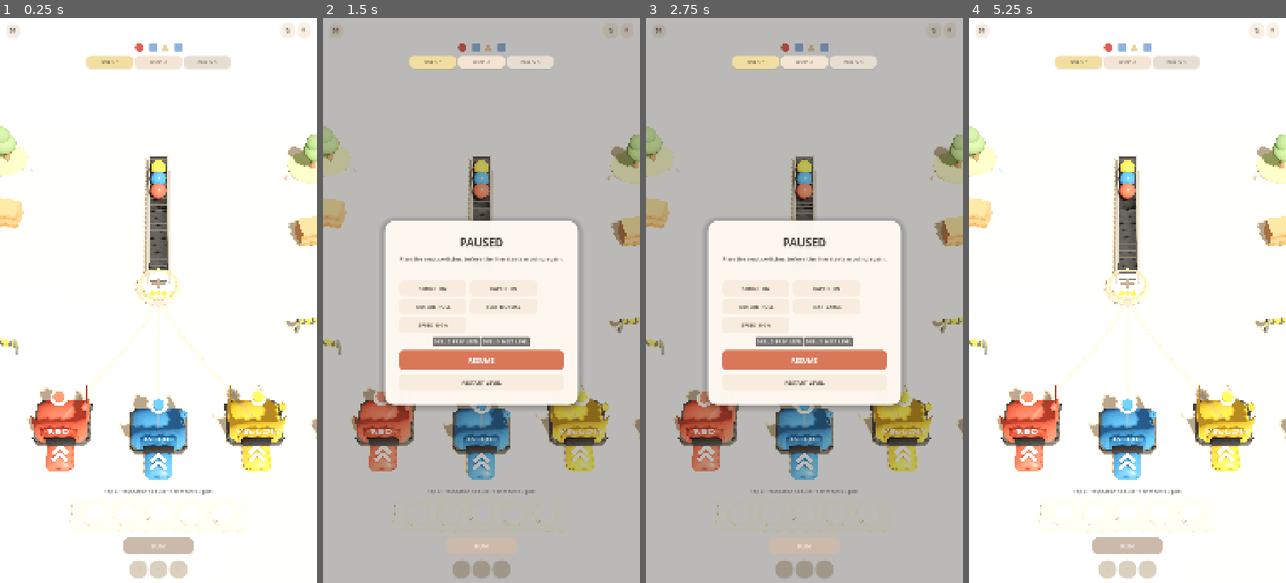
Above: before the commit, frames 1-4 (left to right).
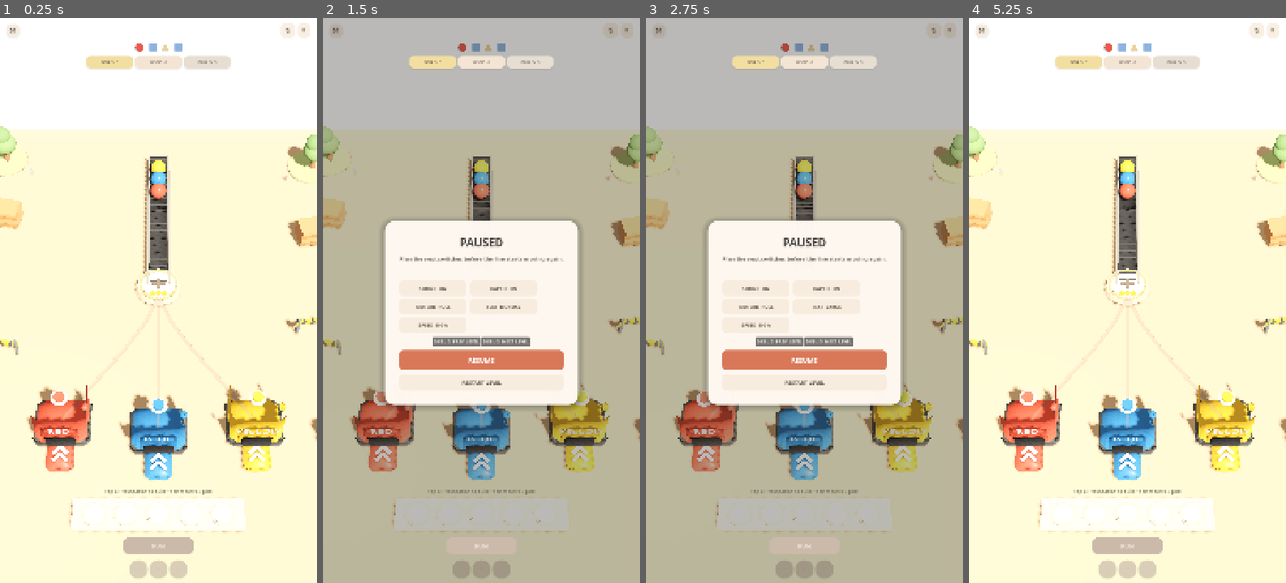
Above: after the commit, the same moments.

Repository: mocchaust64/rail_game
Game: Godot game, scene res://app/main.tscn
The game is run twice, just before and just after one commit, with the same random seed, the same clock (stepped at 60 frames per second) and the same inputs.
Inputs:
- Up to frame 1 (0.25 s): no input
- Up to frame 2 (1.5 s): click "↻" at 0.5 s; click "Ⅱ" at 1.25 s
- Up to frame 3 (2.75 s): click "TEXT NORMAL" at 2 s
- Up to frame 4 (5.25 s): click "RESTART LEVEL" at 2.75 s; click "↻" at 3.5 s; click "Ⅱ" at 4.25 s; click "RESTART LEVEL" at 5 s

The runs differ from the first frame. In frame 1, 66% of the frame differs, in the area x 0-100%, y 19-100%; in frame 2, 45%; in frame 3, 45%; in frame 4, 66%.

Commit message:
art: drive floor material from warm beige palette

Diff:
--- a/gameplay/visual_factory.gd
+++ b/gameplay/visual_factory.gd
@@ -52,9 +52,10 @@
     root.name = "ReferenceToyYard"
     parent.add_child(root)
 
-    # One uninterrupted cream play surface. There is deliberately no inset
-    # rectangle or board edge: the reference reads as one continuous toy yard.
-    var ground := _box(Vector3(14.0, 0.24, 19.0), Color("#F1E4D3"), 0.94)
+    # One uninterrupted warm toy-yard surface. The palette, rather than a
+    # hard-coded near-white, is the source of truth so the board keeps the
+    # softer beige value seen in the AI reference video.
+    var ground := _box(Vector3(14.0, 0.24, 19.0), FLOOR_COLOR, 0.94)
     ground.position = Vector3(0, -0.27, 0.25)
     ground.cast_shadow = GeometryInstance3D.SHADOW_CASTING_SETTING_OFF
     root.add_child(ground)
